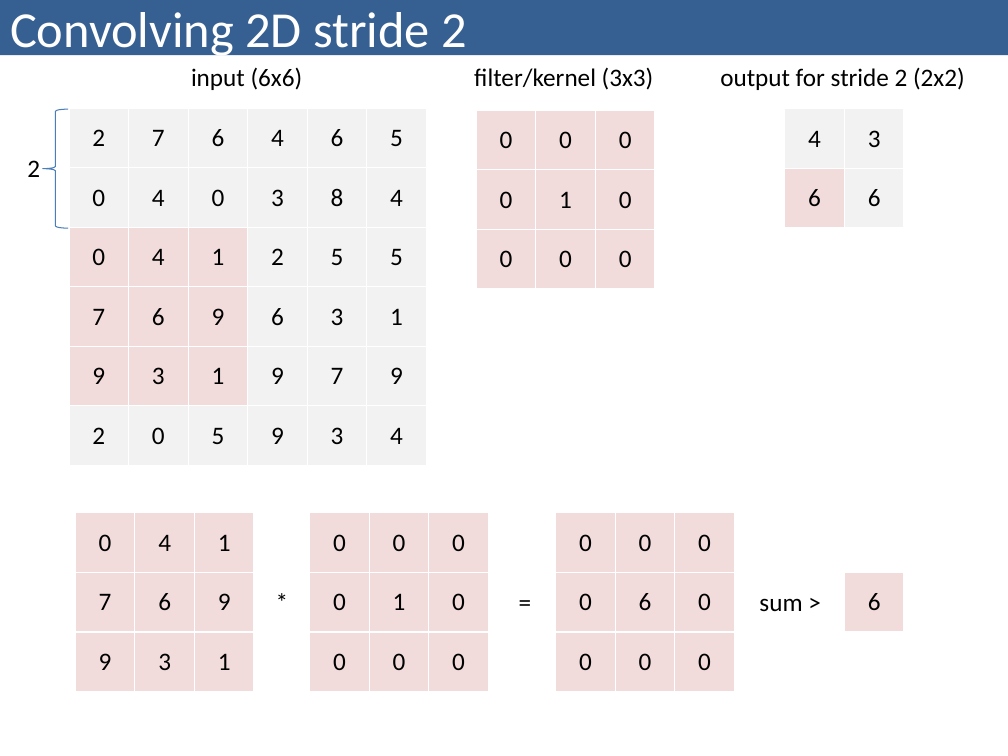
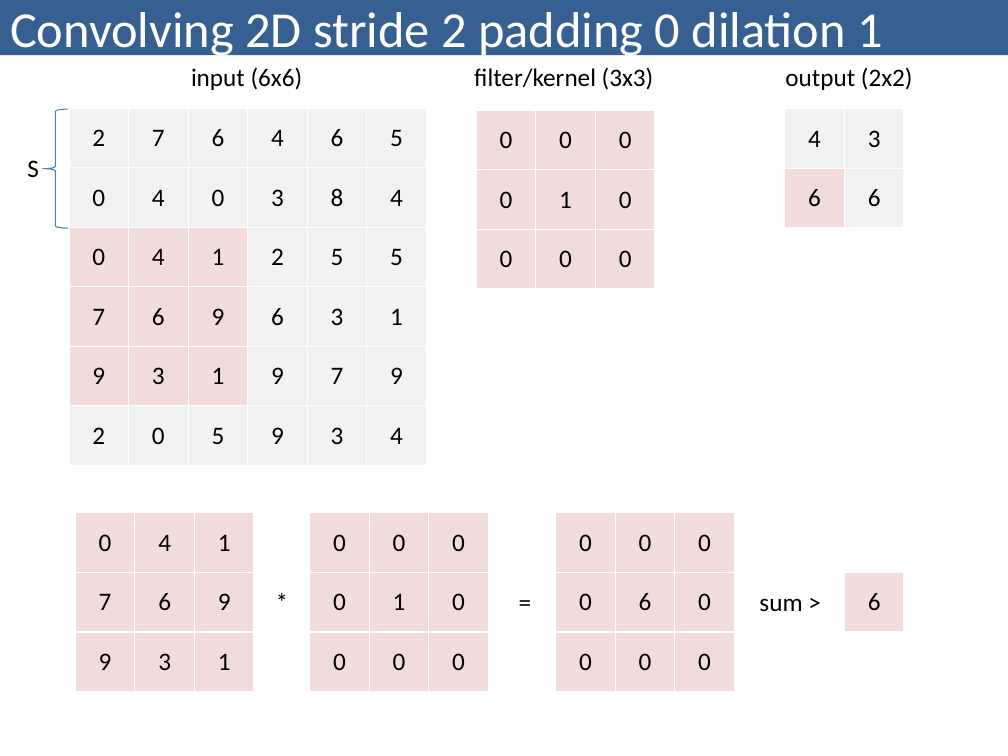
Before and after one commit to bzitko/nlp_repo, a slide deck: slide 15 of slides/nlp p03 feed forward networks/nlp p03.4 convolutional neural network.pptx (slide 9 before the commit). Drawn at 1008x756 pixels with LibreOffice and Linux fonts; fonts in the diff are those of the drawing. Boxes give left, top, right and bottom in pixels: in the first picture for what was removed or moved away, otherwise in the second. Text is boxed around its words. In the diff, an @@ line names an element or a change of style, - is before the commit and + after.

```diff
--- a/slides/nlp p03 feed forward networks/nlp p03.4 convolutional neural network.pptx
+++ b/slides/nlp p03 feed forward networks/nlp p03.4 convolutional neural network.pptx
@@ title at (10,12,883,59): text changed @@
-Convolving 2D stride 2
+Convolving 2D stride 2 padding 0 dilation 1
@@ text at (785,68,913,90): text changed @@
-output for stride 2 (2x2)
+output (2x2)
@@ text at (27,160,39,177): text changed @@
-2
+S
```
Also in this commit, not shown: 9 other slides changed, 14 slides added, 1 other file.
